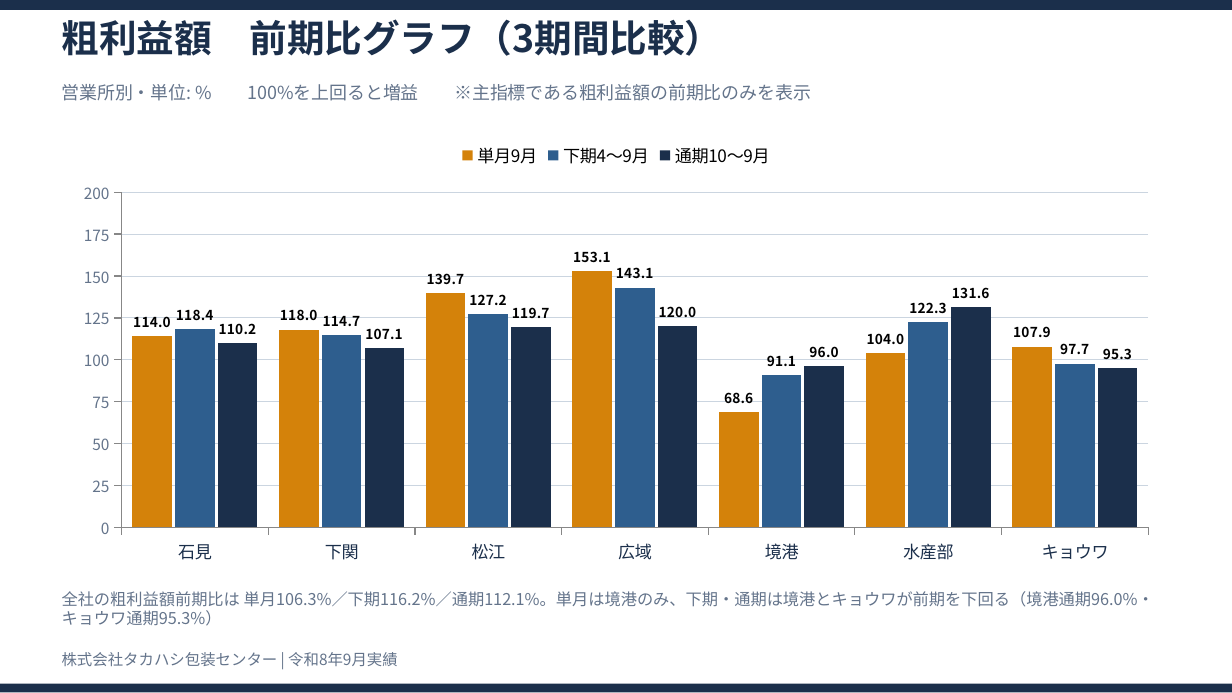
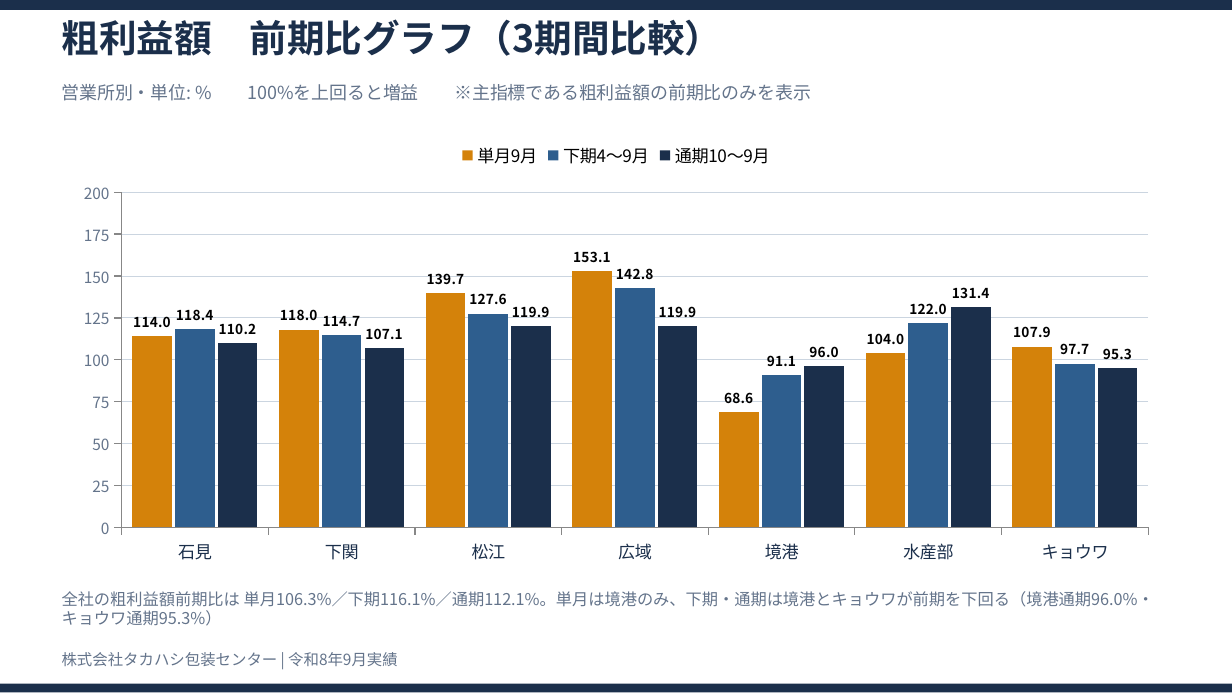
Before and after one commit to takahashihc/claudecode, a slide deck: slide 6 of reports/2026-09_月次実績報告/令和8年9月実績報告.pptx. Drawn at 1232x693 pixels with LibreOffice and Linux fonts; fonts in the diff are those of the drawing. Boxes give left, top, right and bottom in pixels: in the first picture for what was removed or moved away, otherwise in the second. Text is boxed around its words. In the diff, an @@ line names an element or a change of style, - is before the commit and + after.

```diff
--- a/reports/2026-09_月次実績報告/令和8年9月実績報告.pptx
+++ b/reports/2026-09_月次実績報告/令和8年9月実績報告.pptx
@@ column chart at (x1=62, y1=129, x2=1170, y2=573) @@
@@ 下期4〜9月, 松江: 127.2 to 127.6 @@
@@ 下期4〜9月, 広域: 143.1 to 142.8 @@
@@ 下期4〜9月, 水産部: 122.3 to 122 @@
@@ 通期10〜9月, 松江: 119.7 to 119.9 @@
@@ 通期10〜9月, 広域: 120 to 119.9 @@
@@ 通期10〜9月, 水産部: 131.6 to 131.4 @@
@@ text at (x1=62, y1=591, x2=1154, y2=626): text changed @@
-全社の粗利益額前期比は 単月106.3%／下期116.2%／通期112.1%。単月は境港のみ、下期・通期は境港とキョウワが前期を下回る（境港通期96.0%・キョウワ通期95.3%）
+全社の粗利益額前期比は 単月106.3%／下期116.1%／通期112.1%。単月は境港のみ、下期・通期は境港とキョウワが前期を下回る（境港通期96.0%・キョウワ通期95.3%）
```
Also in this commit, not shown: 6 other slides changed, 19 other files.
